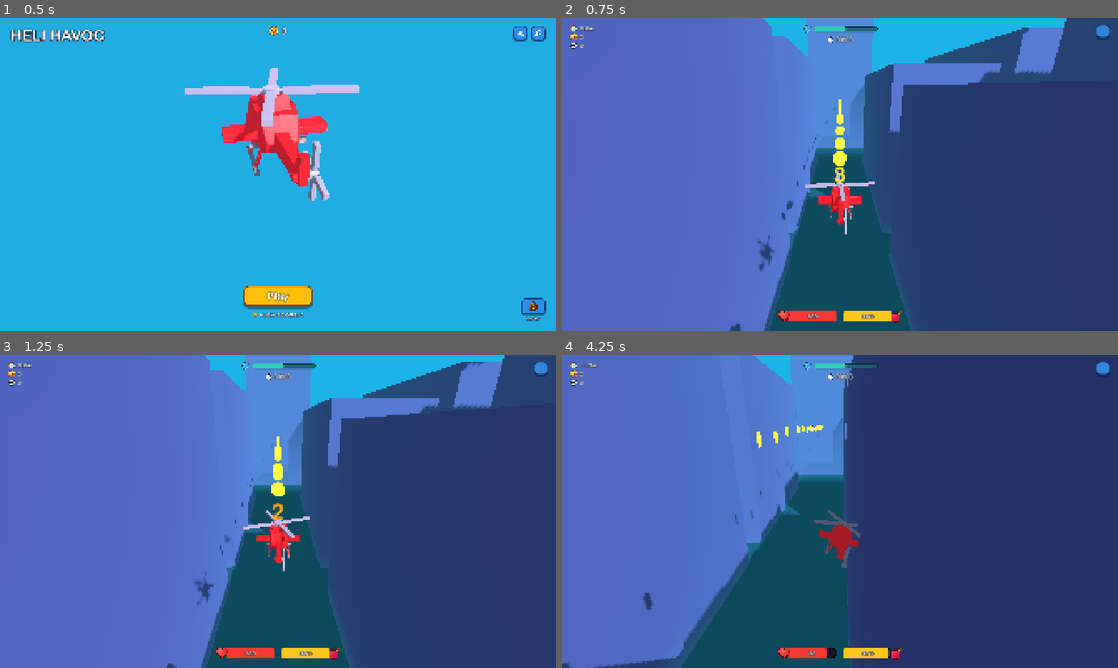
Above: before the commit, frames 1-4 (two rows, left to right).
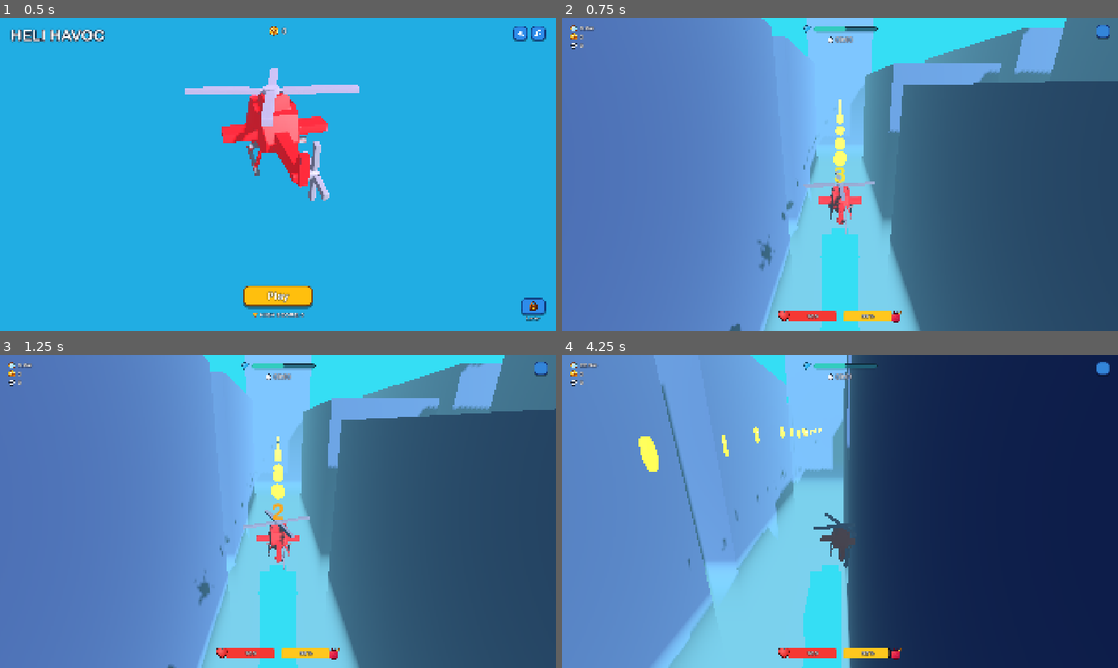
Above: after the commit, the same moments.

Repository: ArnavNah/Godot-Heli-Havoc-Like-Clone
Game: Godot game, scene res://scenes/ui/main_menu.tscn
Same seed, same stepped clock (60 frames per second), same inputs: the game is played once before the commit and once after it.
Inputs (mouse positions are in pixels of both pictures, inside the frame that each line leads up to):
- Up to frame 1 (0.5 s): no input
- Up to frame 2 (0.75 s): click "Play" at 0.5 s
- Up to frame 3 (1.25 s): no input
- Up to frame 4 (4.25 s): tap Enter at 1.25 s; move the mouse to (962, 495) at 1.27 s; hold D (move_right) 1.28-2 s; hold R 1.28-2 s; click (962, 495) at 1.42 s; drag from (728, 527) to (812, 574) at 2.02 s; move the mouse to (895, 442) at 2.77 s; hold D (move_right) 2.78-3.5 s; hold Shift 2.78-3.5 s; tap R at 3.05 s; drag from (812, 574) to (673, 464) at 3.52 s

Frame 1 is identical in both runs. In frame 2, 55% of the frame differs, in the area x 22-100%, y 0-100%; in frame 3, 55%; in frame 4, 89%, in the area x 0-100%, y 0-100%.

Commit message:
Improve flight stability, fog, and game flow

Diff:
--- a/scenes/environment/building_dark.tscn
+++ b/scenes/environment/building_dark.tscn
@@ -7,7 +7,7 @@
 size = Vector3(16, 90, 16)
 
 [sub_resource type="StandardMaterial3D" id="StandardMaterial3D_darkblue"]
-albedo_color = Color(0.08, 0.22, 0.62, 1)
+albedo_color = Color(0.035, 0.09, 0.34, 1)
 roughness = 0.85
 
 [node name="BuildingDark" type="StaticBody3D"]
--- a/scenes/environment/building_light.tscn
+++ b/scenes/environment/building_light.tscn
@@ -7,7 +7,7 @@
 size = Vector3(16, 90, 16)
 
 [sub_resource type="StandardMaterial3D" id="StandardMaterial3D_lightblue"]
-albedo_color = Color(0.18, 0.46, 0.88, 1)
+albedo_color = Color(0.065, 0.17, 0.5, 1)
 roughness = 0.85
 
 [node name="BuildingLight" type="StaticBody3D"]
--- a/scenes/game/city_arena.tscn
+++ b/scenes/game/city_arena.tscn
@@ -9,19 +9,20 @@
 
 [sub_resource type="Environment" id="Environment_arena"]
 background_mode = 1
-background_color = Color(0.12, 0.72, 0.96, 1)
+background_color = Color(0.02, 0.88, 0.96, 1)
 ambient_light_source = 2
-ambient_light_color = Color(0.85, 0.9, 1, 1)
-ambient_light_energy = 0.7
+ambient_light_color = Color(0.4, 0.58, 0.85, 1)
+ambient_light_energy = 0.45
 fog_enabled = true
-fog_light_color = Color(0.15, 0.85, 0.98, 1)
-fog_light_energy = 0.6
-fog_density = 0.002
-fog_sky_affect = 0.3
-fog_height = 4.0
-fog_height_density = 0.04
-fog_depth_begin = 40.0
-fog_depth_end = 260.0
+fog_light_color = Color(0.52, 0.88, 1, 1)
+fog_light_energy = 0.85
+fog_density = 0.009
+fog_sky_affect = 0.18
+fog_height = 3.5
+fog_height_density = 0.55
+fog_depth_curve = 0.8
+fog_depth_begin = 35.0
+fog_depth_end = 165.0
 
 [sub_resource type="StandardMaterial3D" id="StandardMaterial3D_city_ground"]
 albedo_color = Color(0.075, 0.14, 0.22, 1)
@@ -53,6 +54,7 @@
 collision_mask = 0
 
 [node name="MeshInstance3D" type="MeshInstance3D" parent="Ground"]
+visible = false
 mesh = SubResource("PlaneMesh_city_ground")
 
 [node name="CollisionShape3D" type="CollisionShape3D" parent="Ground"]
--- a/scenes/player/player_heli.tscn
+++ b/scenes/player/player_heli.tscn
@@ -8,12 +8,12 @@
 [ext_resource type="PackedScene" path="res://scenes/effects/muzzle_flash.tscn" id="6_flash"]
 
 [sub_resource type="PhysicsMaterial" id="PhysicsMaterial_heli"]
-friction = 0.2
-bounce = 0.05
+friction = 0.0
+bounce = 0.12
 
 [sub_resource type="CapsuleShape3D" id="CapsuleShape3D_col"]
-radius = 0.85
-height = 3.0
+radius = 0.72
+height = 2.6
 
 [sub_resource type="BoxShape3D" id="BoxShape3D_crash"]
 size = Vector3(2.6, 1.8, 3.4)
--- a/scripts/environment/city_block.gd
+++ b/scripts/environment/city_block.gd
@@ -59,11 +59,12 @@
 			child.queue_free()
 
 # --- LAYOUT 0 (A): Two Large Parallel Blocks + Clear Corridor ---
-func _build_layout_a_parallel_corridor(_difficulty: float) -> void:
+func _build_layout_a_parallel_corridor(difficulty: float) -> void:
 	var h1 = randf_range(22.0, 32.0)
 	var h2 = randf_range(22.0, 32.0)
-	_spawn_pillar(Vector3(-14, 0, 0), 14, 38, h1, true)
-	_spawn_pillar(Vector3(14, 0, 0), 14, 38, h2, true)
+	var allow_turrets = difficulty > 0.0
+	_spawn_pillar(Vector3(-14, 0, 0), 14, 38, h1, allow_turrets)
+	_spawn_pillar(Vector3(14, 0, 0), 14, 38, h2, allow_turrets)
 	_spawn_coin_trail(Vector3(0, 18, -18), Vector3(0, 18, 18), 8)
 	if randf() < 0.4:
 		_spawn_fuel(Vector3(0, 18, 0))
--- a/scripts/managers/survival_manager.gd
+++ b/scripts/managers/survival_manager.gd
@@ -18,6 +18,7 @@
 func reset() -> void:
 	survival_time = 0.0
 	is_active = true
+	set_process(true)
 	time_updated.emit(0.0)
 
 func get_projectile_speed_multiplier() -> float:
--- a/scripts/player/player_heli.gd
+++ b/scripts/player/player_heli.gd
@@ -15,7 +15,8 @@
 @export var mass_kg: float = 60.0
 @export var base_lift_ratio: float = 0.90 # Leaves enough uncompensated weight for a visible neutral descent
 @export var collective_strength: float = 2.25 # Fast arcade climb while holding Space / Up
-@export var neutral_descent_speed: float = 1.35 # Automatic sink rate whenever lift is released
+@export var neutral_descent_speed: float = 2.25 # Automatic sink rate whenever lift is released
+@export var descent_accel: float = 8.0 # Responsive but recoverable downward acceleration at neutral input
 @export var altitude_assist_strength: float = 70.0 # Force response toward the neutral sink rate
 @export var dive_lift_ratio: float = 0.25 # Thrust reduction when actively holding descend
 
@@ -24,6 +25,12 @@
 @export var reverse_acceleration: float = 90.0 # Extra counter-steering brake in m/s²
 @export var horizontal_drag: float = 1.35 # Air-drag coefficient; preserves a short amount of inertia
 @export var max_speed: float = 42.0 # Horizontal top speed in m/s
+@export var wall_escape_accel: float = 30.0 # Separates the body from walls instead of letting thrust pin it
+@export var wall_escape_speed: float = 4.0
+@export var stuck_recovery_delay: float = 0.35
+@export var stuck_recovery_speed: float = 9.0
+@export var position_watchdog_delay: float = 0.85
+@export var position_watchdog_min_distance: float = 0.35
 
 @export_group("3. Cyclic Pitch, Roll & Yaw Torque")
 @export var pitch_torque: float = 2300.0
@@ -36,16 +43,23 @@
 @export_group("4. Auto Stabilization & Limits")
 @export var stabilization_strength: float = 24.0 # Physical leveling torque strength
 @export var angular_damping: float = 6.0
+@export var max_angular_speed: float = 2.4 # Prevent collision impulses from causing an unrecoverable tumble
 @export var max_rise_speed: float = 16.0
-@export var max_fall_speed: float = 7.5
-
-@export_group("5. Weapons & Auto-Aim")
+@export var max_fall_speed: float = 12.0
+
+@export_group("5. Crash Rules")
+@export var crash_altitude: float = 2.25 # Crossing this height triggers the normal death/game-over flow
+@export var damage_invuln_duration: float = 1.0 # Prevent overlapping turret hits from stacking in one burst
+@export var building_collision_damage: int = 5
+@export var recovery_invuln_duration: float = 2.0
+
+@export_group("6. Weapons & Auto-Aim")
 @export var bullet_scene: PackedScene = preload("res://scenes/projectiles/player_bullet.tscn")
 @export var target_marker_scene: PackedScene = preload("res://scenes/effects/target_marker.tscn")
 @export var fire_cooldown: float = 0.11
 @export var auto_aim_radius: float = 24.0
 
-@export_group("6. Fuel Economy")
+@export_group("7. Fuel Economy")
 @export var base_fuel_drain_rate: float = 2.0
 @export var lift_fuel_drain_rate: float = 3.6
 
@@ -90,6 +104,17 @@
 var current_target: Node3D = null
 var target_marker_instance: Node3D = null
 var building_contact_cooldown: float = 0.0
+var damage_invuln_timer: float = 0.0
+var stuck_timer: float = 0.0
+@export_storage var stuck_recovery_count: int = 0
+var last_clear_transform: Transform3D = Transform3D.IDENTITY
+var has_last_clear_transform: bool = false
+var last_requested_move_dir: Vector3 = Vector3.ZERO
+var watchdog_anchor_position: Vector3 = Vector3.ZERO
+var watchdog_sample_timer: float = 0.0
+var watchdog_recovery_requested: bool = false
+var watchdog_recovery_direction: Vector3 = Vector3.ZERO
+var unstuck_key_was_pressed: bool = false
 
 var instakill_timer: float = 0.0
 var double_coins_timer: float = 0.0
@@ -103,6 +128,32 @@
 func update_input(vector: Vector2) -> void:
 	joystick_input = vector
 
+func _update_position_stuck_watchdog(delta: float) -> void:
+	var unstuck_key_pressed = Input.is_key_pressed(KEY_R)
+	if unstuck_key_pressed and not unstuck_key_was_pressed and not controls_locked:
+		watchdog_recovery_requested = true
+		watchdog_recovery_direction = last_requested_move_dir
+		sleeping = false
+	unstuck_key_was_pressed = unstuck_key_pressed
+
+	if controls_locked or last_requested_move_dir.length_squared() < 0.04:
+		watchdog_sample_timer = 0.0
+		watchdog_anchor_position = global_position
+		return
+	sleeping = false
+
+	watchdog_sample_timer += delta
+	if watchdog_sample_timer < position_watchdog_delay:
+		return
+
+	var horizontal_delta = global_position - watchdog_anchor_position
+	horizontal_delta.y = 0.0
+	if horizontal_delta.length() < position_watchdog_min_distance:
+		watchdog_recovery_requested = true
+		watchdog_recovery_direction = last_requested_move_dir
+	watchdog_anchor_position = global_position
+	watchdog_sample_timer = 0.0
+
 func _ready() -> void:
 	mass = mass_kg
 
@@ -116,6 +167,7 @@
 	collision_mask = 22
 
 	last_pos = global_position
+	watchdog_anchor_position = global_position
 
 	if health_component:
 		if health_component.has_signal("health_changed"):
@@ -170,12 +222,18 @@
 		return
 
 	motion_time += delta
+	_update_position_stuck_watchdog(delta)
 
 	# Timers
 	if building_contact_cooldown > 0.0:
 		building_contact_cooldown = maxf(0.0, building_contact_cooldown - delta)
+	if damage_invuln_timer > 0.0:
+		damage_invuln_timer = maxf(0.0, damage_invuln_timer - delta)
 	if spawn_invuln_timer > 0.0:
 		spawn_invuln_timer = maxf(0.0, spawn_invuln_timer - delta)
+	if spawn_invuln_timer <= 0.0 and global_position.y <= crash_altitude:
+		_trigger_altitude_crash()
+		return
 	if instakill_timer > 0.0:
 		instakill_timer = maxf(0.0, instakill_timer - delta)
 	if double_coins_timer > 0.0:
@@ -225,11 +283,42 @@
 	var dt = state.step
 	if dt <= 0.0:
 		dt = 0.016
-
-	var basis = state.transform.basis.orthonormalized()
-	var local_up = basis.y
-	var local_forward = -basis.z
-	var local_right = basis.x
+	if watchdog_recovery_requested:
+		var requested_dir = watchdog_recovery_direction.normalized()
+		if requested_dir.length_squared() < 0.01:
+			requested_dir = -state.transform.basis.z.normalized()
+		var watchdog_transform = last_clear_transform if has_last_clear_transform else state.transform
+		watchdog_transform.origin += Vector3.UP * 0.6
+		state.transform = watchdog_transform
+		state.linear_velocity = requested_dir * stuck_recovery_speed + Vector3.UP * 4.0
+		state.angular_velocity = Vector3.ZERO
+		damage_invuln_timer = maxf(damage_invuln_timer, recovery_invuln_duration)
+		watchdog_recovery_requested = false
+		stuck_timer = 0.0
+		stuck_recovery_count += 1
+		return
+
+	var body_basis = state.transform.basis.orthonormalized()
+	var local_up = body_basis.y
+	var local_forward = -body_basis.z
+	var local_right = body_basis.x
+	var contact_count = state.get_contact_count()
+	if not has_last_clear_transform:
+		last_clear_transform = state.transform
+		has_last_clear_transform = true
+	elif contact_count == 0 and state.transform.origin.y > crash_altitude + 1.0:
+		last_clear_transform = state.transform
+	var wall_contact_normals: Array[Vector3] = []
+	for contact_index in contact_count:
+		var contact_normal = body_basis * state.get_contact_local_normal(contact_index)
+		var contact_world = state.transform * state.get_contact_local_position(contact_index)
+		var away_from_contact = state.transform.origin - contact_world
+		if contact_normal.dot(away_from_contact) < 0.0:
+			contact_normal = -contact_normal
+		if absf(contact_normal.y) < 0.65:
+			contact_normal.y = 0.0
+			if contact_normal.length_squared() > 0.001:
+				wall_contact_normals.append(contact_normal.normalized())
 
 	# --------------------------------------------------------------------------
 	# 1. Camera-Relative Input Reading (Keyboard WASD + Virtual Joystick)
@@ -249,6 +338,24 @@
 	var move_dir = (cam_right * input_2d.x) + (cam_forward * (-input_2d.y))
 	if move_dir.length() > 1.0:
 		move_dir = move_dir.normalized()
+	last_requested_move_dir = move_dir
+
+	# Combine wall normals at ordinary corners. If opposite faces cancel each
+	# other in a narrow wedge, choose the face that best matches escape input.
+	var wall_escape_normal = Vector3.ZERO
+	for contact_normal in wall_contact_normals:
+		wall_escape_normal += contact_normal
+	if wall_escape_normal.length_squared() > 0.001:
+		wall_escape_normal = wall_escape_normal.normalized()
+	elif not wall_contact_normals.is_empty():
+		wall_escape_normal = wall_contact_normals[0]
+		if move_dir.length_squared() > 0.01:
+			var best_alignment = -INF
+			for contact_normal in wall_contact_normals:
+				var alignment = contact_normal.dot(move_dir)
+				if alignment > best_alignment:
+					best_alignment = alignment
+					wall_escape_normal = contact_normal
 
 	var wants_lift = not controls_locked and (
 		Input.is_action_pressed("fly_up")
@@ -281,6 +388,10 @@
 	# --------------------------------------------------------------------------
 	var h_vel = Vector3(state.linear_velocity.x, 0.0, state.linear_velocity.z)
 	var cyclic_horizontal = Vector3(local_up.x, 0.0, local_up.z)
+	if wall_escape_normal.length_squared() > 0.001:
+		var inward_thrust = cyclic_horizontal.dot(wall_escape_normal)
+		if inward_thrust < 0.0:
+			cyclic_horizontal -= wall_escape_normal * inward_thrust
 	state.apply_central_force(cyclic_horizontal * forward_acceleration * mass)
 	state.apply_central_force(-h_vel * horizontal_drag * mass)
 
@@ -295,6 +406,49 @@
 		var limited_h_vel = h_vel.normalized() * max_speed
 		state.linear_velocity.x = limited_h_vel.x
 		state.linear_velocity.z = limited_h_vel.z
+
+	# Static-body contacts used to cancel movement and leave the helicopter
+	# wedged against a facade. Build a small outward speed over a few frames;
+	# once separated, normal flight forces take over again.
+	if wall_escape_normal.length_squared() > 0.001:
+		var outward_speed = state.linear_velocity.dot(wall_escape_normal)
+		if outward_speed < wall_escape_speed:
+			var escape_delta = minf(wall_escape_speed - outward_speed, wall_escape_accel * dt)
+			state.linear_velocity += wall_escape_normal * escape_delta
+
+	# Roof edges can trap the capsule between upward and sideways contacts. When
+	# that happens, restore the last transform recorded without any contacts;
+	# pushing from the overlapping transform is unreliable at concave corners.
+	var pilot_contact_stall = (
+		not controls_locked
+		and contact_count > 0
+		and move_dir.length_squared() > 0.04
+		and h_vel.length() < 1.25
+	)
+	var passive_corner_wedge = contact_count >= 2 and state.linear_velocity.length() < 0.8
+	if pilot_contact_stall or passive_corner_wedge:
+		stuck_timer += dt
+	else:
+		stuck_timer = maxf(0.0, stuck_timer - dt * 2.0)
+	if stuck_timer >= stuck_recovery_delay:
+		var recovery_dir = move_dir.normalized() if move_dir.length_squared() > 0.01 else wall_escape_normal
+		if recovery_dir.length_squared() < 0.01:
+			recovery_dir = -local_forward
+		elif wall_escape_normal.length_squared() > 0.001:
+			if recovery_dir.dot(wall_escape_normal) < 0.0:
+				recovery_dir = wall_escape_normal
+			else:
+				recovery_dir = (recovery_dir + wall_escape_normal).normalized()
+		var recovery_transform = last_clear_transform if has_last_clear_transform else state.transform
+		recovery_transform.origin += Vector3.UP * 0.45
+		state.transform = recovery_transform
+		state.linear_velocity.x = recovery_dir.x * stuck_recovery_speed
+		state.linear_velocity.z = recovery_dir.z * stuck_recovery_speed
+		state.linear_velocity.y = 3.5
+		state.angular_velocity *= 0.15
+		damage_invuln_timer = maxf(damage_invuln_timer, recovery_invuln_duration)
+		stuck_timer = 0.0
+		stuck_recovery_count += 1
 
 	# --------------------------------------------------------------------------
 	# 3. Continuous Rotor Lift along Local Up Axis
@@ -318,13 +472,10 @@
 	var total_lift = weight * lift_mult
 	state.apply_central_force(local_up * total_lift)
 
-	# Releasing collective always produces an intentional, controlled sink. This
-	# remains active during horizontal flight and uses force rather than teleporting.
-	if not wants_lift and not wants_descend:
-		var target_vertical_velocity = -neutral_descent_speed
-		var descent_error = target_vertical_velocity - state.linear_velocity.y
-		var descent_assist = descent_error * altitude_assist_strength
-		state.apply_central_force(Vector3.UP * descent_assist)
+	# Releasing vertical input produces a steep gravity-assisted drop for fast
+	# altitude dodges. The terminal-velocity clamp below keeps it bounded.
+	if not controls_locked and not wants_lift and not wants_descend:
+		state.linear_velocity.y -= descent_accel * dt
 
 	# Cap maximum vertical rise & fall speed
 	state.linear_velocity.y = clampf(state.linear_velocity.y, -max_fall_speed, max_rise_speed)
@@ -360,7 +511,7 @@
 	var pitch_error = target_pitch - current_pitch
 	var roll_error = target_roll - current_roll
 	var pitch_damping = state.angular_velocity.dot(local_right) * angular_damping * mass
-	var roll_axis = basis.z
+	var roll_axis = body_basis.z
 	var roll_damping = state.angular_velocity.dot(roll_axis) * angular_damping * mass
 	state.apply_torque(local_right * (pitch_error * pitch_gain - pitch_damping))
 	state.apply_torque(roll_axis * (roll_error * roll_gain - roll_damping))
@@ -377,10 +528,14 @@
 	else:
 		state.apply_torque(Vector3.UP * (-state.angular_velocity.y * angular_damping * mass))
 
-	# Safety: prevent over-rotation / tumbling upside down
-	if local_up.y < 0.55:
+	# Safety: aggressively recover from collision-induced rolls before the
+	# helicopter can become trapped against a building upside down.
+	if local_up.y < 0.8:
 		var righting_axis = local_up.cross(Vector3.UP)
-		state.apply_torque(righting_axis * stabilization_strength * mass * 4.0)
+		state.apply_torque(righting_axis * stabilization_strength * mass * 8.0)
+
+	if state.angular_velocity.length() > max_angular_speed:
+		state.angular_velocity = state.angular_velocity.normalized() * max_angular_speed
 
 # ==============================================================================
 # 💥 DAMAGE, FUEL, TARGETING & SHOOTING
@@ -394,8 +549,9 @@
 		GameManager.boost_changed.emit(GameManager.boost, GameManager.max_boost)
 
 func take_damage(amount: int) -> void:
-	if not is_alive or spawn_invuln_timer > 0.0:
-		return
+	if not is_alive or spawn_invuln_timer > 0.0 or damage_invuln_timer > 0.0:
+		return
+	damage_invuln_timer = damage_invuln_duration
 
 	var armor_mult = GameManager.get_stat_multiplier("armor") if GameManager else 1.0
 	var final_amount = maxi(1, int(amount / maxf(0.2, armor_mult)))
@@ -410,6 +566,14 @@
 
 func take_hit(amount: int) -> void:
 	take_damage(amount)
+
+func _trigger_altitude_crash() -> void:
+	if not is_alive:
+		return
+	if health_component and health_component.has_method("take_damage"):
+		health_component.take_damage(maxi(1, int(health_component.current_health)))
+	else:
+		_on_death()
 
 func heal(amount: int) -> void:
 	if not is_alive:
@@ -486,7 +650,7 @@
 		bullet.setup(shoot_dir, damage)
 
 	# Extra Projectiles Upgrade
-	var extra_bullets = GameManager.get_stat_flat_value("extra_projectiles") if GameManager else 0
+	var extra_bullets: int = int(GameManager.get_stat_flat_value("extra_projectiles")) if GameManager else 0
 	if extra_bullets > 0:
 		for i in range(extra_bullets):
 			var angle_deg = 5.0 * (i + 1) * (-1 if i % 2 == 0 else 1)
@@ -525,12 +689,13 @@
 
 	return best_enemy
 
-func _on_crash_detector_body_entered(body: Node3D) -> void:
+func _on_crash_detector_body_entered(_body: Node3D) -> void:
 	if building_contact_cooldown > 0.0 or not is_alive or spawn_invuln_timer > 0.0:
 		return
 
-	building_contact_cooldown = 0.5
-	take_damage(20)
+	building_contact_cooldown = 1.5
+	angular_velocity *= 0.35
+	take_damage(building_collision_damage)
 
 	var cam_rig = get_tree().root.find_child("CameraRig", true, false)
 	if cam_rig and cam_rig.has_method("add_shake"):
--- a/scripts/ui/heli_hud.gd
+++ b/scripts/ui/heli_hud.gd
@@ -8,7 +8,7 @@
 @onready var level_label: Label = get_node_or_null("TopBar/Margin/HBox/LevelContainer/LevelLabel")
 @onready var xp_bar: ProgressBar = get_node_or_null("TopBar/Margin/HBox/XPContainer/XPBar")
 @onready var xp_label: Label = get_node_or_null("TopBar/Margin/HBox/XPContainer/XPBar/XPLabel")
-@onready var time_label: Label = get_node_or_null("TopBar/Margin/HBox/TimeContainer/TimeLabel")
+@onready var time_label: Label = get_node_or_null("TopBar/Margin/CenterWaveVBox/TimeHBox/TimeLabel")
 @onready var coin_label: Label = get_node_or_null("TopBar/Margin/HBox/CoinContainer/CoinLabel")
 @onready var distance_label: Label = get_node_or_null("TopBar/Margin/LeftColumn/Counters/DistCounter/Label")
 @onready var elims_label: Label = get_node_or_null("TopBar/Margin/LeftColumn/Counters/ElimsCounter/Label")
@@ -78,6 +78,7 @@
 	_start_countdown_sequence()
 
 func _start_countdown_sequence() -> void:
+	elapsed_time = 0.0
 	if not countdown_overlay or not countdown_label:
 		if player:
 			player.unlock_controls()
@@ -91,6 +92,7 @@
 
 	var sm = get_node_or_null("/root/SurvivalManager")
 	if sm:
+		sm.reset()
 		sm.is_active = false
 
 	# Step 3
@@ -137,14 +139,10 @@
 
 	elapsed_time += delta
 
-	# Update Time from SurvivalManager or local clock
-	var time_formatted = "00:00"
-	var sm = get_node_or_null("/root/SurvivalManager")
-	if sm and sm.has_method("get_formatted_time"):
-		time_formatted = sm.get_formatted_time()
-	else:
-		var total_sec = int(elapsed_time)
-		time_formatted = "%02d:%02d" % [int(float(total_sec) / 60.0), total_sec % 60]
+	# The HUD owns the visible run clock. Keeping this local avoids a stale
+	# autoload state leaving the label at 00:00 after scene transitions.
+	var total_sec = int(elapsed_time)
+	var time_formatted = "%02d:%02d" % [int(float(total_sec) / 60.0), total_sec % 60]
 
 	if time_label:
 		time_label.text = time_formatted
@@ -200,14 +198,14 @@
 		countdown_overlay.visible = false
 
 	if game_over_modal:
-		var sm = get_node_or_null("/root/SurvivalManager")
-		var time_str = sm.get_formatted_time() if sm else "%.1f" % elapsed_time
+		var total_sec = int(elapsed_time)
+		var time_str = "%02d:%02d" % [int(float(total_sec) / 60.0), total_sec % 60]
 		var coins_val = GameManager.gold if GameManager else 0
 		var elims_val = GameManager.kills if GameManager else 0
 		var dist_val = player.distance_traveled if player else 0.0
 
 		if stat_time_label:
-			stat_time_label.text = "%.1f" % elapsed_time
+			stat_time_label.text = time_str
 		if stat_gold_label:
 			stat_gold_label.text = "%d" % coins_val
 		if stat_elims_label:
--- a/tests/test_heli_havoc_rebuild.gd
+++ b/tests/test_heli_havoc_rebuild.gd
@@ -110,6 +110,15 @@
 	var spd = float(heli.get("max_speed"))
 	assert_gt(spd, 20.0, "Max speed must be > 20")
 	assert_gt(float(heli.get("pitch_torque")), 100.0, "Pitch torque must be > 100")
+
+func test_player_position_watchdog_requests_recovery() -> void:
+	var heli_scene = ResourceLoader.load("res://scenes/player/player_heli.tscn", "", ResourceLoader.CACHE_MODE_REPLACE) as PackedScene
+	var heli = track(heli_scene.instantiate())
+	heli.controls_locked = false
+	heli.last_requested_move_dir = Vector3.FORWARD
+	heli.watchdog_anchor_position = heli.global_position
+	heli._update_position_stuck_watchdog(heli.position_watchdog_delay)
+	assert_true(heli.watchdog_recovery_requested, "A commanded helicopter that does not move must request recovery")
 
 func test_wing_effects_removed() -> void:
 	var heli_scene = ResourceLoader.load("res://scenes/player/player_heli.tscn", "", ResourceLoader.CACHE_MODE_REPLACE) as PackedScene
